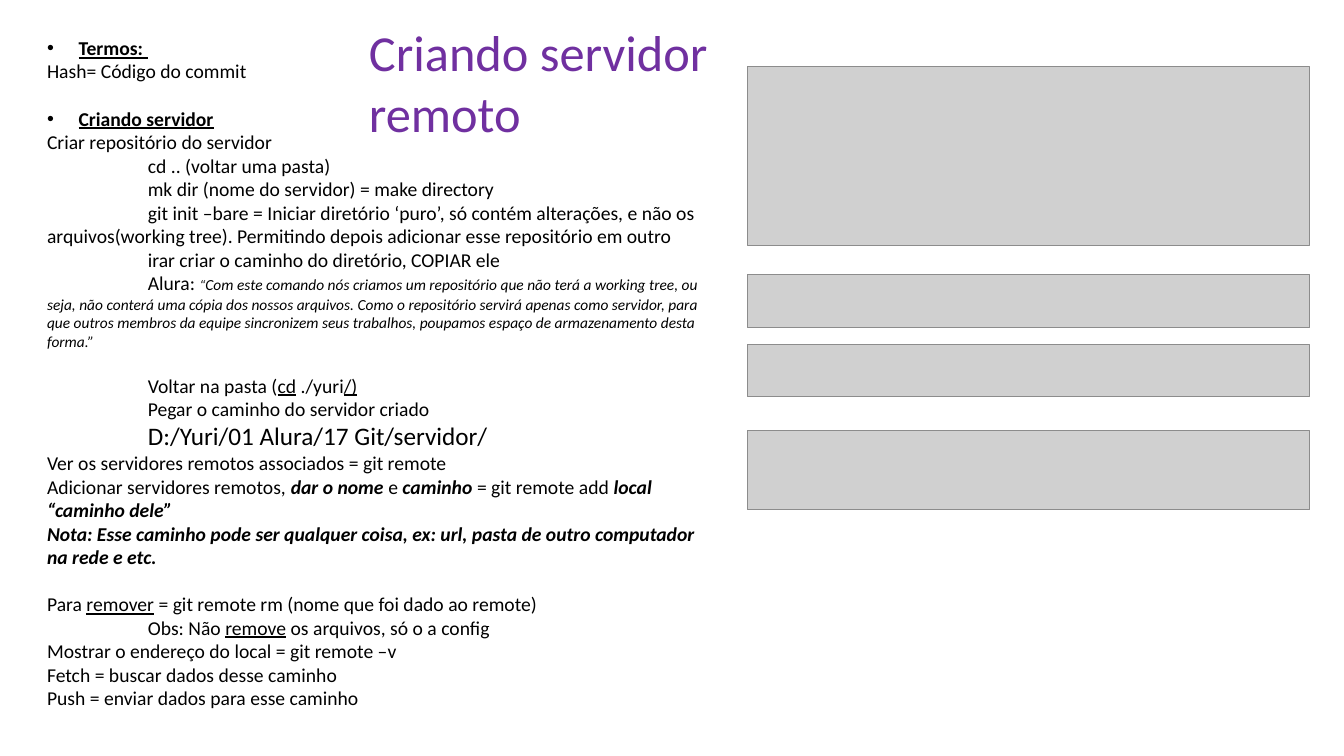
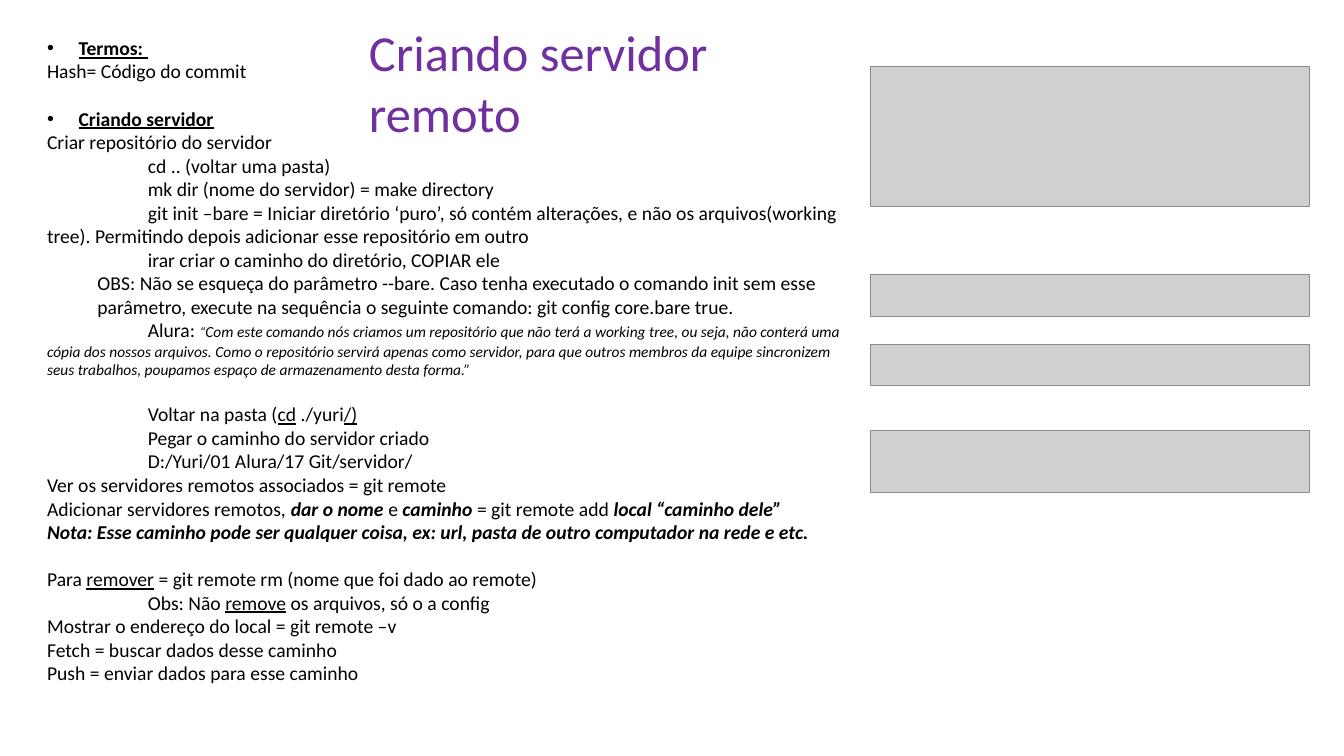
Before and after one commit to YuriCF1/TesteComGit, a slide deck: slide 2 of Atalhos img.pptx. Drawn at 1344x756 pixels with LibreOffice and Linux fonts; fonts in the diff are those of the drawing; grey boxes stand for pictures. Boxes give left, top, right and bottom in pixels: in the first picture for what was removed or moved away, otherwise in the second. Text is boxed around its words. In the diff, an @@ line names an element or a change of style, - is before the commit and + after.

```diff
--- a/Atalhos img.pptx
+++ b/Atalhos img.pptx
@@ picture: place and size @@
-picture at <box>747,67,1310,245</box>
+picture at <box>870,67,1310,206</box>
@@ text at <box>97,276,816,318</box>: paragraph added @@
+  OBS: Não se esqueça do parâmetro --bare. Caso tenha executado o comando init sem esse parâmetro, execute na sequência o seguinte comando: git config core.bare true.
@@ picture: place and size @@
-picture at <box>747,274,1310,328</box>
+picture at <box>870,274,1310,316</box>
@@ picture: place and size @@
-picture at <box>747,345,1310,397</box>
+picture at <box>870,345,1310,385</box>
@@ picture: place and size @@
-picture at <box>747,431,1310,510</box>
+picture at <box>870,431,1310,492</box>
@@ text at <box>148,454,413,469</box>: size 18 to 14 pt in "D:/Yuri/01 Alura/17 Git/servidor/" @@
```
Also in this commit, not shown: 1 slide added.
